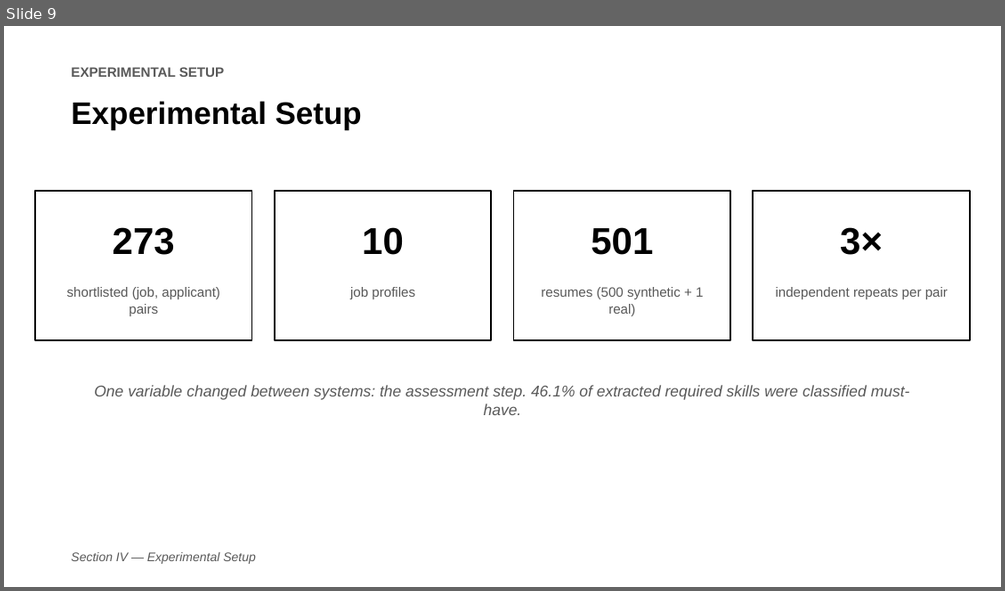
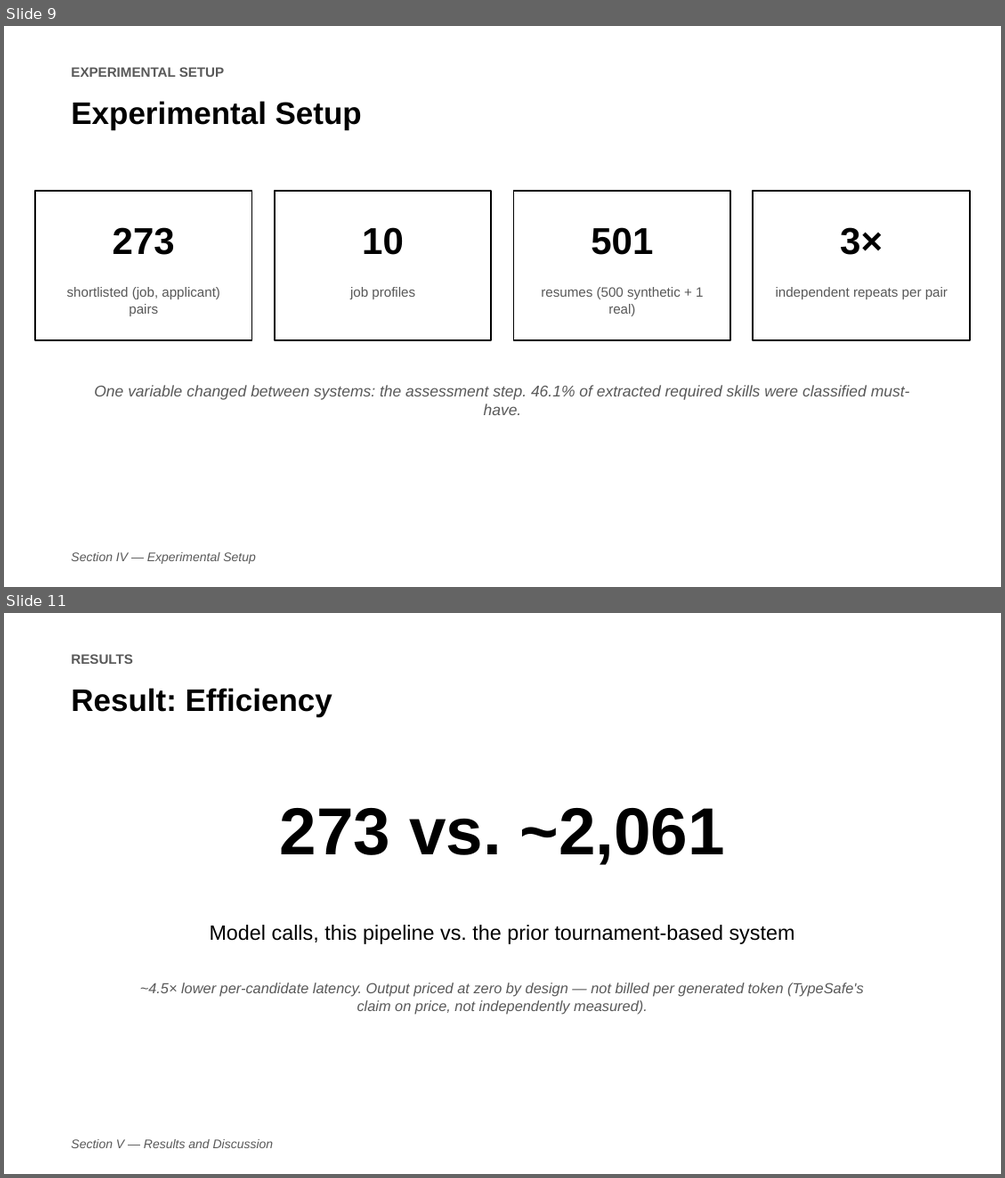
Before and after one commit to jessieangelicauni/hire-rank, a slide deck: docs/presentation/icaides2026_jev.pptx. Shown one above the other, each under a label of ours: slide 9 before the commit, slides 9 and 11 after it; the slides between them are not shown. The pictures are 1005x591 and 1005x1178 pixels, drawn with LibreOffice and Linux fonts; fonts in the diff are those of the drawing. Boxes give left, top, right and bottom in pixels: in the first picture for what was removed or moved away, otherwise in the second. Text is boxed around its words. In the diff, an @@ line names an element or a change of style, - is before the commit and + after.

```diff
--- a/docs/presentation/icaides2026_jev.pptx
+++ b/docs/presentation/icaides2026_jev.pptx
@@ slide 11 added at (4, 613, 1001, 1174), background #FFFFFF @@
@@ text added at (71, 654, 132, 664), 13 pt, text #595959, bold @@
+RESULTS
@@ text added at (71, 688, 332, 717), 30 pt, text #000000, bold @@
+Result: Efficiency
@@ text added at (280, 808, 725, 865), 64 pt, text #000000, bold @@
+273 vs. ~2,061
@@ text added at (210, 925, 795, 944), 20 pt, text #000000 @@
+Model calls, this pipeline vs. the prior tournament-based system
@@ text added at (140, 982, 864, 1014), 14 pt, text #595959, italic @@
+~4.5× lower per-candidate latency. Output priced at zero by design — not billed per generated token (TypeSafe's claim on price, not independently measured).
@@ text added at (71, 1139, 274, 1148), 12 pt, text #595959, italic @@
+Section V — Results and Discussion
```
Also in this commit, not shown: 2 other slides added, 1 other file.
